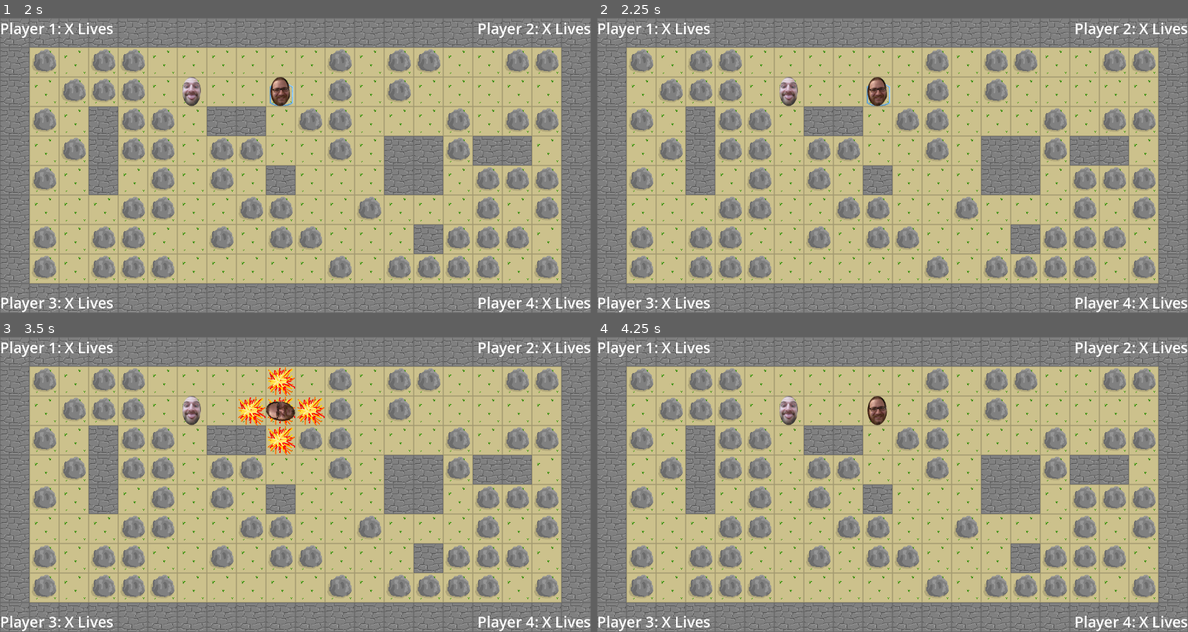
Above: before the commit, frames 1-4 (two rows, left to right).
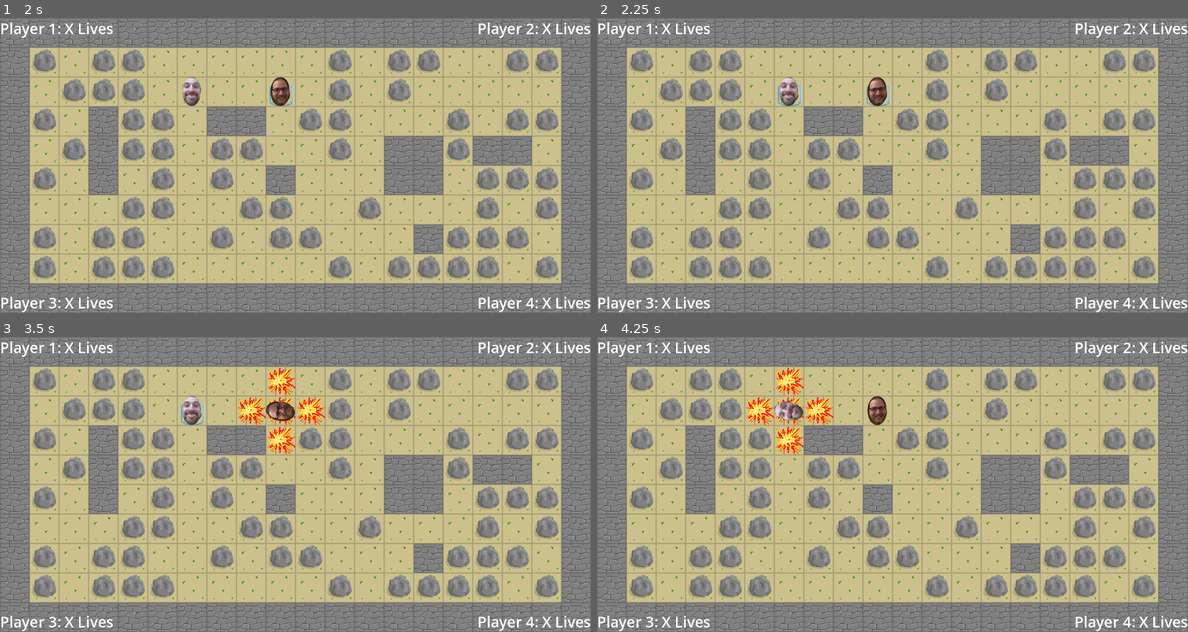
Above: after the commit, the same moments.

Repository: tierriminator/bombyboi
Game: Godot game, scene res://main_menu.tscn
The game is run twice, just before and just after one commit, with the same random seed, the same clock (stepped at 60 frames per second) and the same inputs.
Inputs:
- Up to frame 1 (2 s): click "Start Game" at 0.5 s; tap Enter at 1.25 s
- Up to frame 2 (2.25 s): tap Space at 2 s
- Up to frame 3 (3.5 s): tap Enter at 2.75 s
- Up to frame 4 (4.25 s): no input

Frame 1 is identical in both runs. In frame 2, less than 0.1% of the frame differs, in the area x 30-35%, y 20-30%; in frame 3, less than 0.1%; in frame 4, 1.4%, in the area x 25-40%, y 10-40%.

Commit message:
add micha

Diff:
--- a/bombyboi/project.godot
+++ b/bombyboi/project.godot
@@ -78,3 +78,28 @@
 "events": [Object(InputEventKey,"resource_local_to_scene":false,"resource_name":"","device":0,"window_id":0,"alt_presse …(194 unchanged characters)…
 ]
 }
+p3_move_left={
+"deadzone": 0.2,
+"events": [Object(InputEventKey,"resource_local_to_scene":false,"resource_name":"","device":0,"window_id":0,"alt_pressed":false,"shift_pressed":false,"ctrl_pressed":false,"meta_pressed":false,"pressed":false,"keycode":0,"physical_keycode":72,"key_label":0,"unicode":0,"location":0,"echo":false,"script":null)
+]
+}
+p3_move_right={
+"deadzone": 0.2,
+"events": [Object(InputEventKey,"resource_local_to_scene":false,"resource_name":"","device":0,"window_id":0,"alt_pressed":false,"shift_pressed":false,"ctrl_pressed":false,"meta_pressed":false,"pressed":false,"keycode":0,"physical_keycode":75,"key_label":0,"unicode":0,"location":0,"echo":false,"script":null)
+]
+}
+p3_move_up={
+"deadzone": 0.2,
+"events": [Object(InputEventKey,"resource_local_to_scene":false,"resource_name":"","device":0,"window_id":0,"alt_pressed":false,"shift_pressed":false,"ctrl_pressed":false,"meta_pressed":false,"pressed":false,"keycode":0,"physical_keycode":85,"key_label":0,"unicode":0,"location":0,"echo":false,"script":null)
+]
+}
+p3_move_down={
+"deadzone": 0.2,
+"events": [Object(InputEventKey,"resource_local_to_scene":false,"resource_name":"","device":-1,"window_id":0,"alt_pressed":false,"shift_pressed":false,"ctrl_pressed":false,"meta_pressed":false,"pressed":false,"keycode":0,"physical_keycode":74,"key_label":0,"unicode":106,"location":0,"echo":false,"script":null)
+]
+}
+p3_place_bomb={
+"deadzone": 0.2,
+"events": [Object(InputEventKey,"resource_local_to_scene":false,"resource_name":"","device":-1,"window_id":0,"alt_pressed":false,"shift_pressed":false,"ctrl_pressed":false,"meta_pressed":false,"pressed":false,"keycode":0,"physical_keycode":32,"key_label":0,"unicode":32,"location":0,"echo":false,"script":null)
+]
+}
